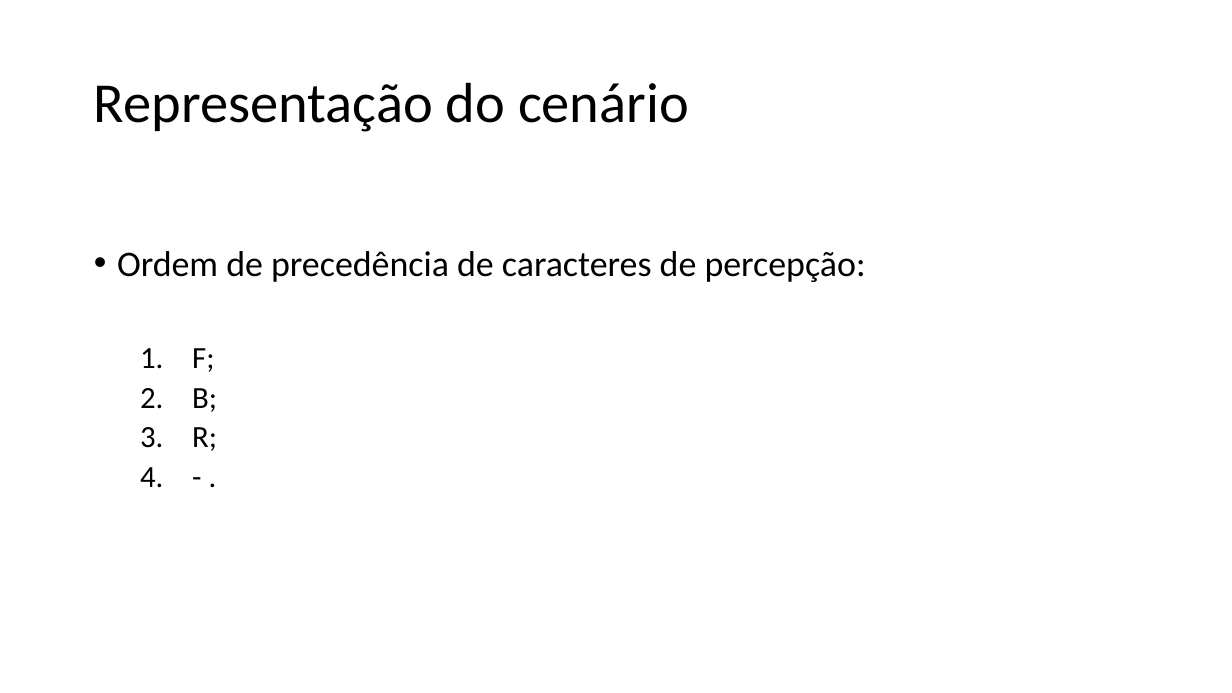
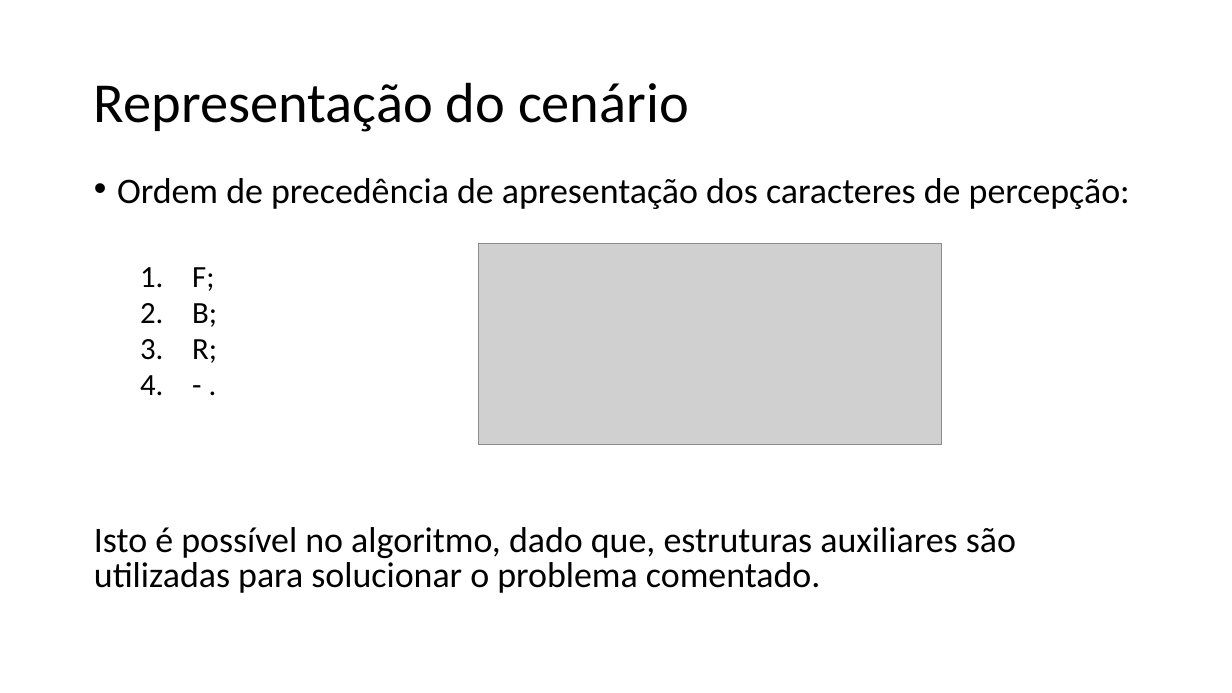
Before and after one commit to rodrigocarlos2/AgenteInteligente, a slide deck: slide 4 of Mundo do Wumpus.pptx. Drawn at 1232x693 pixels with LibreOffice and Linux fonts; fonts in the diff are those of the drawing; grey boxes stand for pictures. Boxes give left, top, right and bottom in pixels: in the first picture for what was removed or moved away, otherwise in the second. Text is boxed around its words. In the diff, an @@ line names an element or a change of style, - is before the commit and + after.

```diff
--- a/Mundo do Wumpus.pptx
+++ b/Mundo do Wumpus.pptx
@@ text "Ordem de precedência de apresentação ...": place and size @@
-text "Ordem de precedência de apresentação ..." at (117,251,866,451)
+text "Ordem de precedência de apresentação ..." at (94,178,1130,593)
@@ text at (117,178,1130,209): text changed @@
-• Ordem de precedência de caracteres de percepção:
+• Ordem de precedência de apresentação dos caracteres de percepção:
@@ text at (192,267,217,363): line spacing 0.9 to 0.8 @@
@@ picture added at (479,243,942,445) @@
@@ text at (94,527,1016,593): paragraph added @@
+  Isto é possível no algoritmo, dado que, estruturas auxiliares são utilizadas para solucionar o problema comentado.
```
Also in this commit, not shown: 2 other slides changed, 1 slide removed, 1 other file.
